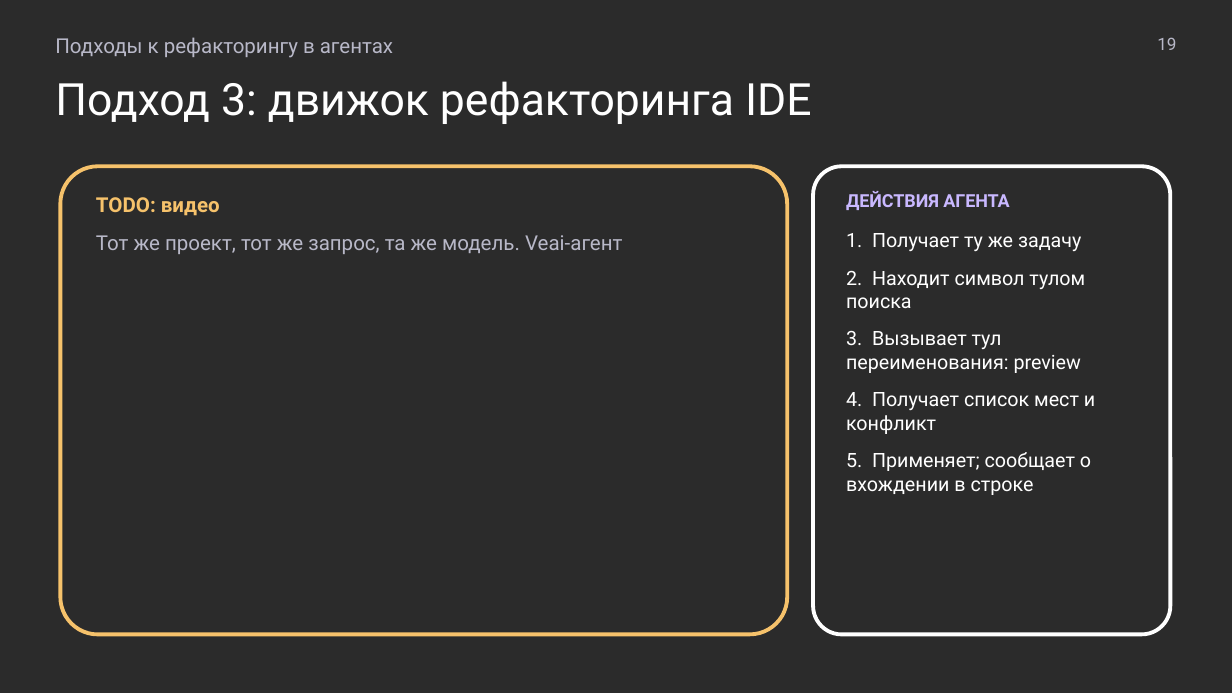
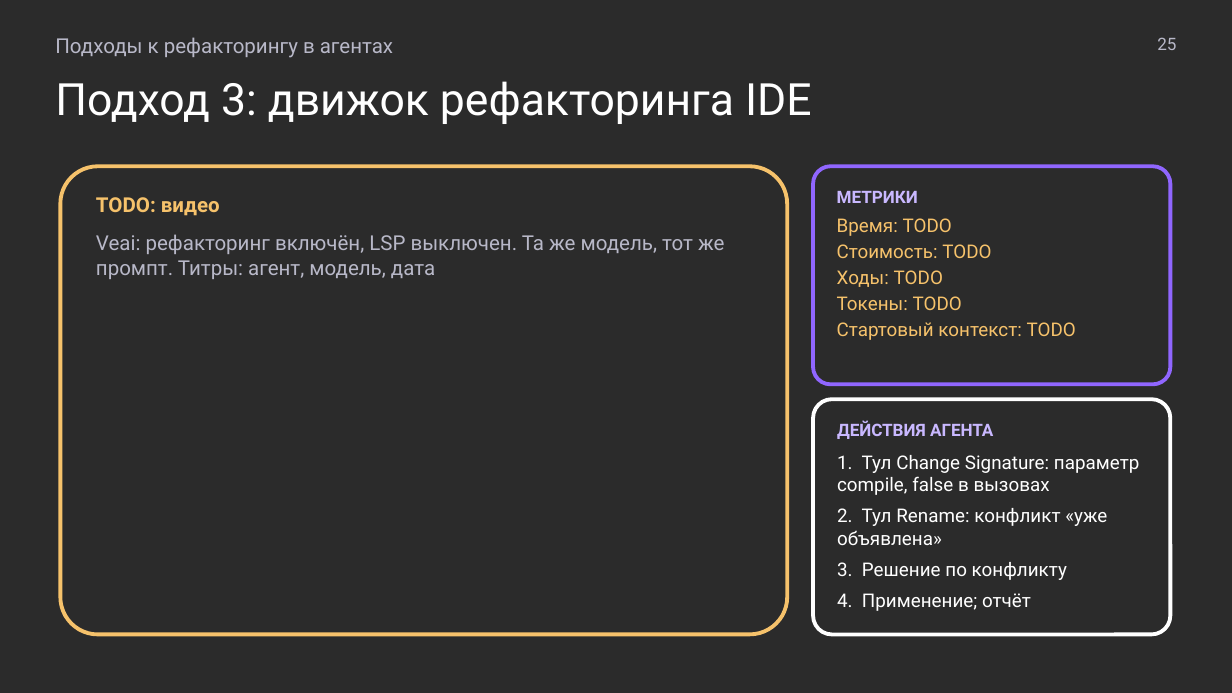
Before and after one commit to MchKosticyn/ide-refactoring-in-ai-agents, a slide deck: slide 25 of Доклад_ Рефакторинг в ИИ-агентах.pptx (slide 19 before the commit). Drawn at 1232x693 pixels with LibreOffice and Linux fonts; fonts in the diff are those of the drawing; background and template pictures are left out; a plain dark background stands for a picture behind light text. Boxes give left, top, right and bottom in pixels: in the first picture for what was removed or moved away, otherwise in the second. Text is boxed around its words. In the diff, an @@ line names an element or a change of style, - is before the commit and + after.

```diff
--- a/Доклад_ Рефакторинг в ИИ-агентах.pptx
+++ b/Доклад_ Рефакторинг в ИИ-агентах.pptx
@@ text at (1157, 37, 1176, 50): text changed @@
-19
+25
@@ rounded rectangle "МЕТРИКИ": place and size @@
-rounded rectangle "МЕТРИКИ" at (813, 166, 1170, 634)
+rounded rectangle "МЕТРИКИ" at (813, 166, 1170, 384)
@@ rounded rectangle "МЕТРИКИ" at (813, 166, 1170, 384): outline #FFFFFF 2.25 pt to #9066FF 2.25 pt @@
@@ text in rounded rectangle at (837, 191, 1076, 340): text changed; size 11.5 to 11 pt; text colour #FFFFFF to #F6C26B @@
-ДЕЙСТВИЯ АГЕНТА
-1. Получает ту же задачу
-2. Находит символ тулом поиска
-3. Вызывает тул переименования: preview
-4. Получает список мест и конфликт
-5. Применяет; сообщает о вхождении в строке
+МЕТРИКИ
+Время: TODO
+Стоимость: TODO
+Ходы: TODO
+Токены: TODO
+Стартовый контекст: TODO
@@ text in rounded rectangle at (96, 234, 724, 279): text changed @@
-Тот же проект, тот же запрос, та же модель. Veai-агент
+Veai: рефакторинг включён, LSP выключен. Та же модель, тот же промпт. Титры: агент, модель, дата
@@ rounded rectangle added at (813, 399, 1170, 634), outline #FFFFFF 2.25 pt, 11 pt, text #FFFFFF @@
+ДЕЙСТВИЯ АГЕНТА
+1. Тул Change Signature: параметр compile, false в вызовах
+2. Тул Rename: конфликт «уже объявлена»
+3. Решение по конфликту
+4. Применение; отчёт
```
Also in this commit, not shown: 20 other slides changed, 18 slides added, 12 slides removed, 2 other files.
